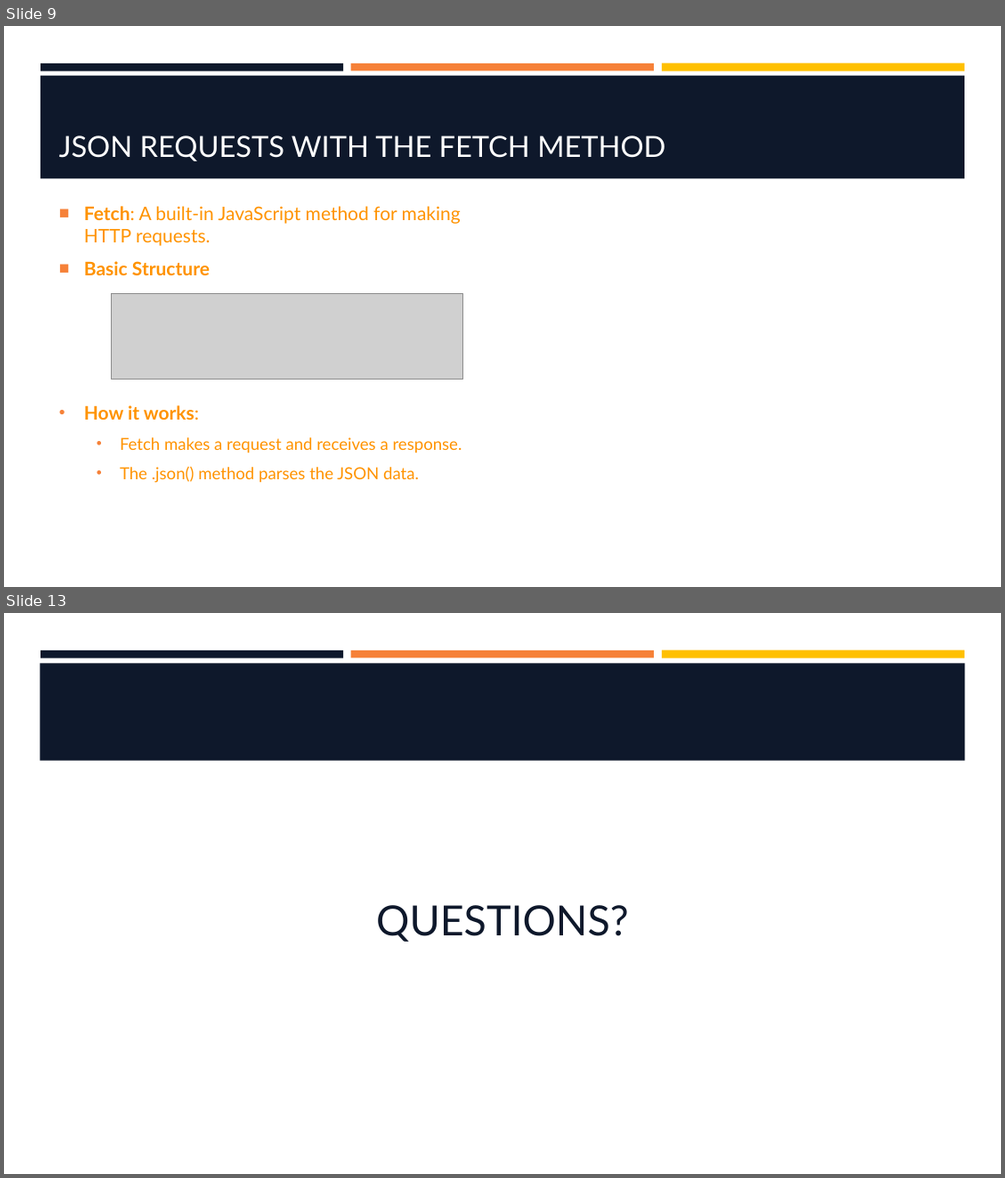
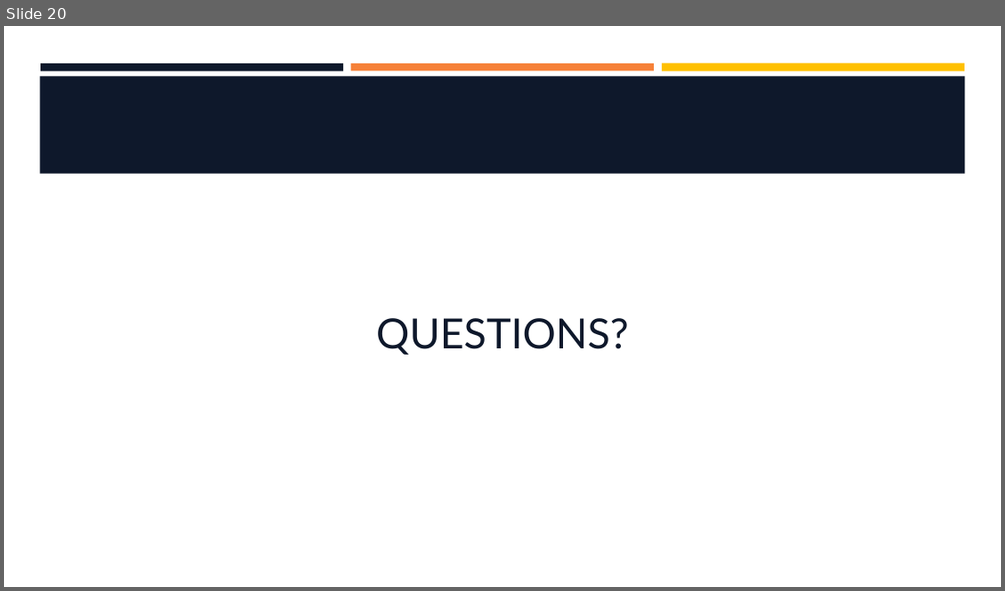
Before and after one commit to hawkeye1900/SBC-Sept24, a slide deck: week-5/W5-S2-NodeJS/W5-S2-NodeJS.pptx. Shown one above the other, each under a label of ours: slides 9 and 13 before the commit, slide 20 after it; the slides between them are not shown. The pictures are 1005x1178 and 1005x591 pixels, drawn with LibreOffice and Linux fonts; fonts in the diff are those of the drawing; grey boxes stand for pictures; background and template pictures are left out. Boxes give left, top, right and bottom in pixels: in the first picture for what was removed or moved away, otherwise in the second. Text is boxed around its words. In the diff, an @@ line names an element or a change of style, - is before the commit and + after.

```diff
--- a/week-5/W5-S2-NodeJS/W5-S2-NodeJS.pptx
+++ b/week-5/W5-S2-NodeJS/W5-S2-NodeJS.pptx
@@ slide 9 removed at bbox=[4, 26, 1001, 587], background #FFFFFF; not listed: 3 template elements that a slide beside it also shows @@
@@ rectangle removed at bbox=[40, 75, 965, 178] @@
@@ title removed at bbox=[59, 135, 665, 161] @@
-JSON REQUESTS WITH THE FETCH METHOD
@@ text removed at bbox=[84, 206, 462, 483] @@
-■ Fetch: A built-in JavaScript method for making HTTP requests.
-■ Basic Structure
-• How it works:
-  • Fetch makes a request and receives a response.
-  • The .json() method parses the JSON data.
@@ picture removed at bbox=[112, 294, 462, 379] @@
@@ what was slide 13 is now slide 20 @@
```
Also in this commit, not shown: 4 slides changed, 15 slides added, 7 other slides removed, 1 other file.
